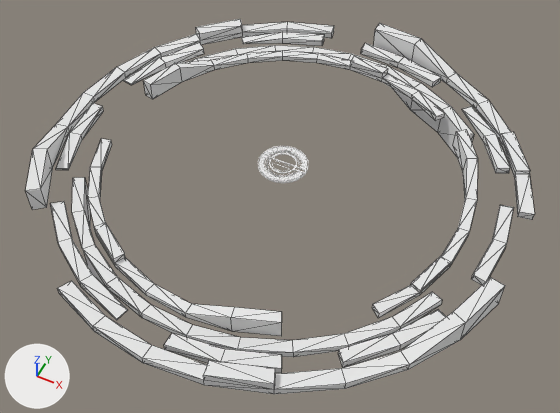
Renders of the COLLADA model objects3d/socialEngineeringIcon.dae from each side of a commit.
Rendered twice from a 50 mm lens placed at (411.0, -830.0, 1035.0), pointed at (14.0, -37.0, 43.0). Arrows for +X, +Y and +Z are at lower left; the lights stay in place. Mesh edges are drawn as thin lines on the coarser meshes. Where no turn or scale is listed for an object, it has been applied to the vertices.

In view in the first picture: 'Range002', 'Range003', 'Range004', 'Range1'.
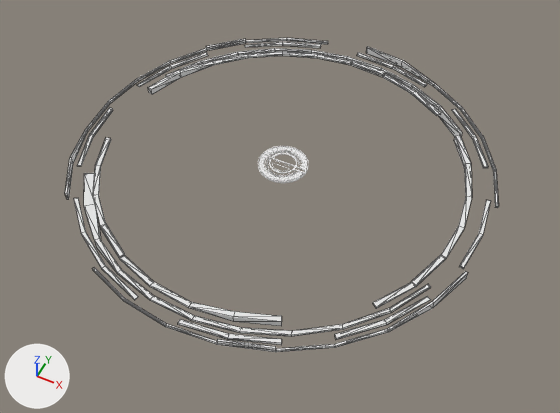
Boxes (x1, y1, x2, y2) around the edits, measured in the pictures (560 x 413 px; the box of a moved part takes in the faces that stretch with it):
'Range004', reshaped, moved, rescaled (15% narrower, 16% shorter)
    before: (25, 19, 535, 394)
    after: (65, 38, 499, 352)
'Range003', reshaped, moved, rescaled (10% narrower, 11% shorter)
    before: (50, 32, 514, 373)
    after: (74, 42, 491, 345)
'Range002', reshaped, moved, rescaled (8% shorter)
    before: (72, 45, 474, 357)
    after: (84, 48, 462, 336)
'Range1', reshaped, moved, rescaled
    before: (88, 50, 478, 336)
    after: (93, 51, 472, 326)
part 2 of me_range002mesh, moved or reshaped
    before: (72, 177, 442, 357)
    after: (84, 173, 430, 336)
part 3 of me_range002mesh, moved or reshaped
    before: (188, 45, 474, 143)
    after: (166, 48, 462, 137)

Diff of the bpy script that builds the scene:
```diff
--- a/objects3d/socialEngineeringIcon.dae.py
+++ b/objects3d/socialEngineeringIcon.dae.py
@@ me_range1mesh @@
 # used by ob_range1; location = (-1.0, 1.0, 87.0); rotation_euler = (-1.571, 0.0, 0.0873), in degrees (-90, 0, 5); scale = (7.29, 4.92, 7.29)
-me_range1mesh.from_pydata(...)  # 116 vertices, 220 faces; spans x -44.2..44.6, y -6.9..0.2, z -44.6..44.6
+me_range1mesh.from_pydata(...)  # 116 vertices, 220 faces; spans x -42.9..43.4, y -6.8..0.2, z -43.3..43.4
+# me_range1mesh part 1: 57 vertices moved from x -44.2..44.6, y -6.9..0.2, z -44.6..44.6 to x -42.9..43.4, y -6.8..0.2, z -43.3..43.4; 1 vertex removed from x 42.8, y 0.2, z -12.9; 1 vertex added at x 43.4, y 0.2, z -3.0
 me_range1mesh.materials.append(mat_01___default)
@@ me_range002mesh @@
 # used by ob_range002; location = (-1.0, 1.0, 87.0); rotation_euler = (1.571, 0.0, -0.0873), in degrees (90, 0, -5); scale = (-7.92, 5.35, 7.92)
-me_range002mesh.from_pydata(...)  # 84 vertices, 160 faces; spans x -42.8..42.8, y -10.4..0.2, z -44.6..44.6
+me_range002mesh.from_pydata(...)  # 84 vertices, 160 faces; spans x -41.1..41.4, y -10.3..0.2, z -42.8..43.1
+# me_range002mesh part 2: 22 vertices moved from x -42.8..37.1, y -10.4..0.2, z 12.9..44.6 to x -41.1..35.9, y -10.1..0.2, z 12.5..43.1; 4 vertices removed from x -32.6..22.4, y -2.0..0.2, z 30.6..42.8; 4 vertices added at x -23.9..28.0, y -10.1..0.2, z 29.7..37.4
+# me_range002mesh part 3: 18 vertices moved from x -30.6..42.8, y -10.4..0.2, z -44.6..-12.9 to x -29.3..41.4, y -10.1..0.2, z -42.4..-12.3; 2 vertices removed from x -12.9, y -10.4..0.2, z -42.8; 2 vertices added at x -2.8, y -2.0..0.2, z -42.8
 me_range002mesh.materials.append(mat_01___default)
@@ me_range003mesh @@
 # used by ob_range003; location = (-1.0, 1.0, 87.0); rotation_euler = (-1.571, 0.0, 0.0873), in degrees (-90, 0, 5); scale = (8.61, 5.81, 8.61)
-me_range003mesh.from_pydata(...)  # 112 vertices, 188 faces; spans x -44.6..44.6, y -2.0..0.2, z -44.6..44.6
+me_range003mesh.from_pydata(...)  # 112 vertices, 188 faces; spans x -43.0..43.0, y -2.0..0.2, z -43.0..43.0
+# me_range003mesh part 4: 56 of the vertices in x -44.6..44.6, y -2.0..0.2, z -44.6..44.6 are scaled about their middle by 0.963
 me_range003mesh.materials.append(mat_01___default)
@@ me_range004mesh @@
 # used by ob_range004; location = (-1.0, 1.0, 87.0); rotation_euler = (-1.571, 0.0, 0.96), in degrees (-90, 0, 55); scale = (9.33, 6.29, 9.33)
-me_range004mesh.from_pydata(...)  # 116 vertices, 220 faces; spans x -44.2..44.6, y -6.9..0.2, z -44.6..44.6
+me_range004mesh.from_pydata(...)  # 116 vertices, 220 faces; spans x -42.1..42.6, y -6.8..0.2, z -42.5..42.6
+# me_range004mesh part 5: 54 vertices moved from x -44.2..44.2, y -6.9..0.2, z -44.6..44.6 to x -42.1..42.6, y -6.7..0.2, z -42.5..42.6; 4 vertices removed from x -25.0..44.6, y -2.0..0.2, z -3.1..37.1; 4 vertices added at x -15.4..42.2, y -2.0..0.2, z 6.5..39.8
 me_range004mesh.materials.append(mat_01___default)
@@ ob_range1 @@
 ob_range1 = bpy.data.objects.new('Range1', me_range1mesh)
-ob_range1.location = (-1.0, 1.0, 87.0)
+ob_range1.location = (-1.0, 1.0, 98.0)
 ob_range1.rotation_euler = (-1.571, 0.0, 0.0873)  # degrees (-90, 0, 5)
-ob_range1.scale = (7.29, 4.92, 7.29)
+ob_range1.scale = (7.29, 1.73, 7.29)
@@ ob_range002 @@
 ob_range002 = bpy.data.objects.new('Range002', me_range002mesh)
-ob_range002.location = (-1.0, 1.0, 87.0)
+ob_range002.location = (-1.0, 1.0, 98.0)
 ob_range002.rotation_euler = (1.571, 0.0, -0.0873)  # degrees (90, 0, -5)
-ob_range002.scale = (-7.92, 5.35, 7.92)
+ob_range002.scale = (-7.7, 1.83, 7.7)
@@ ob_range003 @@
 ob_range003 = bpy.data.objects.new('Range003', me_range003mesh)
-ob_range003.location = (-1.0, 1.0, 87.0)
+ob_range003.location = (-1.0, 1.0, 98.0)
 ob_range003.rotation_euler = (-1.571, 0.0, 0.0873)  # degrees (-90, 0, 5)
-ob_range003.scale = (8.61, 5.81, 8.61)
+ob_range003.scale = (8.07, 1.91, 8.07)
@@ ob_range004 @@
 ob_range004 = bpy.data.objects.new('Range004', me_range004mesh)
-ob_range004.location = (-1.0, 1.0, 87.0)
+ob_range004.location = (-1.0, 1.0, 98.0)
 ob_range004.rotation_euler = (-1.571, 0.0, 0.96)  # degrees (-90, 0, 55)
-ob_range004.scale = (9.33, 6.29, 9.33)
+ob_range004.scale = (8.43, 2.0, 8.43)
```
